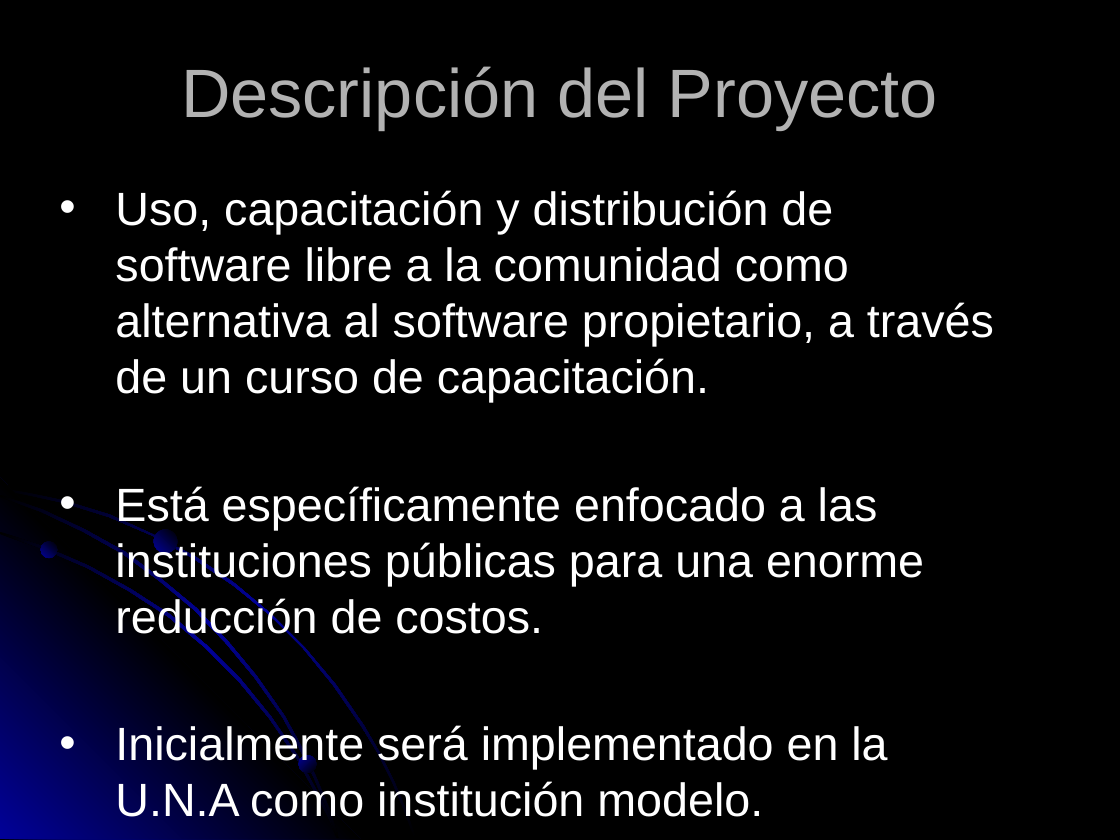
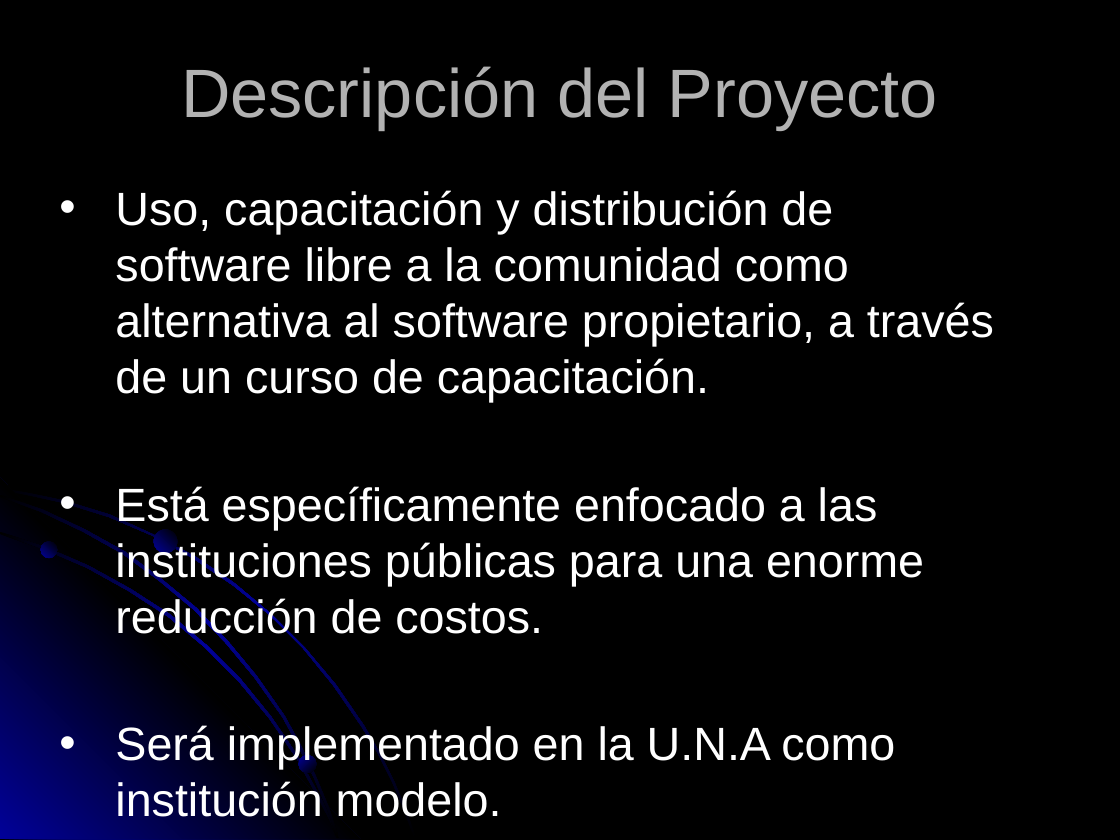
Before and after one commit to ghuttemann/sw-libre-aa, a slide deck: slide 2 of AikuaaPora.ppt. Drawn at 1120x840 pixels with LibreOffice and Linux fonts; fonts in the diff are those of the drawing. Boxes give left, top, right and bottom in pixels: in the first picture for what was removed or moved away, otherwise in the second. Text is boxed around its words. In the diff, an @@ line names an element or a change of style, - is before the commit and + after.

```diff
--- a/AikuaaPora.ppt
+++ b/AikuaaPora.ppt
@@ text at box(115, 724, 895, 826): text changed @@
-• Inicialmente será implementado en la U.N.A como institución modelo.
+• Será implementado en la U.N.A como institución modelo.
```
Also in this commit, not shown: 1 other slide changed.
